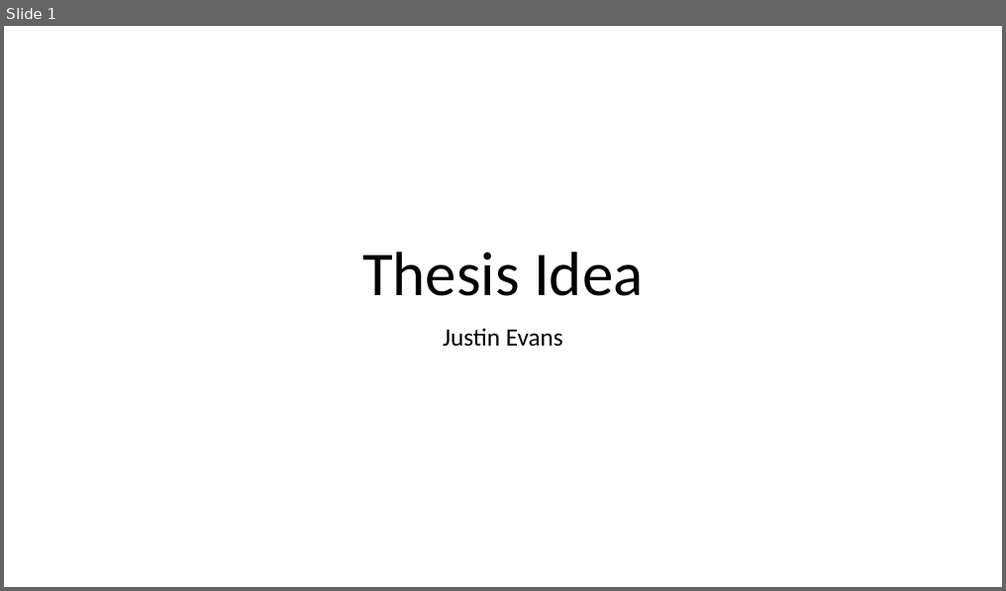
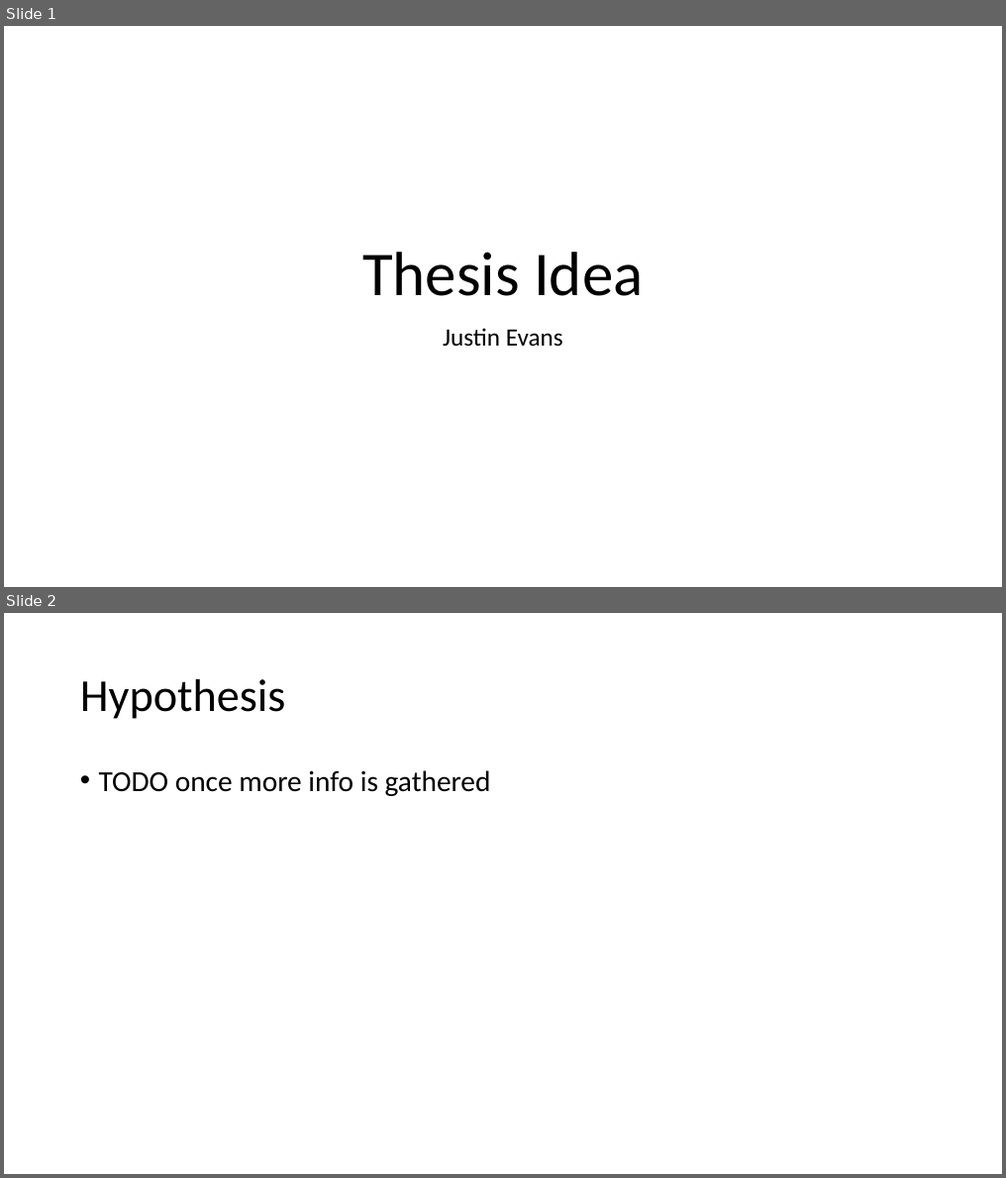
Before and after one commit to nauticalmonkey/CalPolyThesis, a slide deck: Thesis Idea.pptx. Shown one above the other, each under a label of ours: slide 1 before the commit, slides 1 and 2 after it. The pictures are 1006x591 and 1006x1178 pixels, drawn with LibreOffice and Linux fonts; fonts in the diff are those of the drawing. Boxes give left, top, right and bottom in pixels: in the first picture for what was removed or moved away, otherwise in the second. Text is boxed around its words. In the diff, an @@ line names an element or a change of style, - is before the commit and + after.

```diff
--- a/Thesis Idea.pptx
+++ b/Thesis Idea.pptx
@@ slide 2 added at bbox=[4, 613, 1002, 1174], background #FFFFFF @@
@@ title added at bbox=[80, 679, 286, 719], 44 pt, text #000000 @@
+Hypothesis
@@ text added at bbox=[99, 770, 491, 796], 28 pt, text #000000 @@
+• TODO once more info is gathered
```
Also in this commit, not shown: 2 slides changed, 2 other slides added, 1 slide removed.
